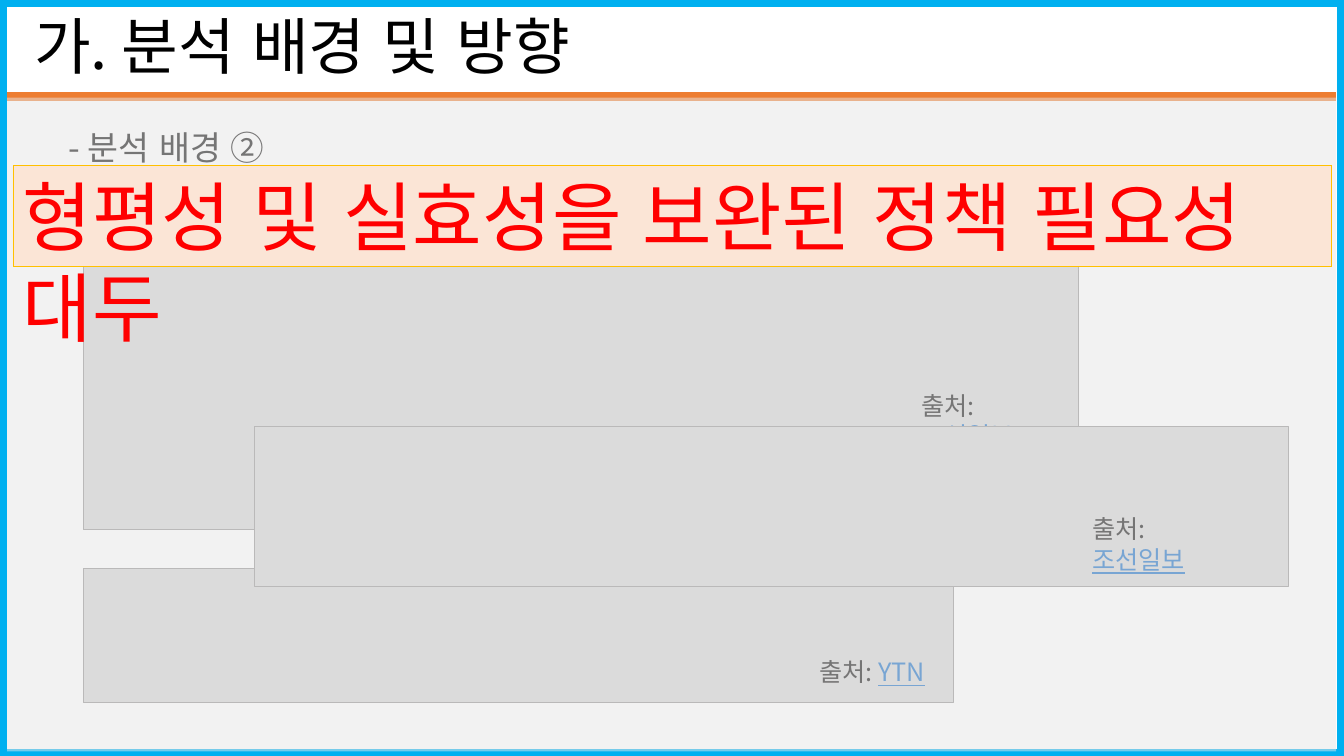
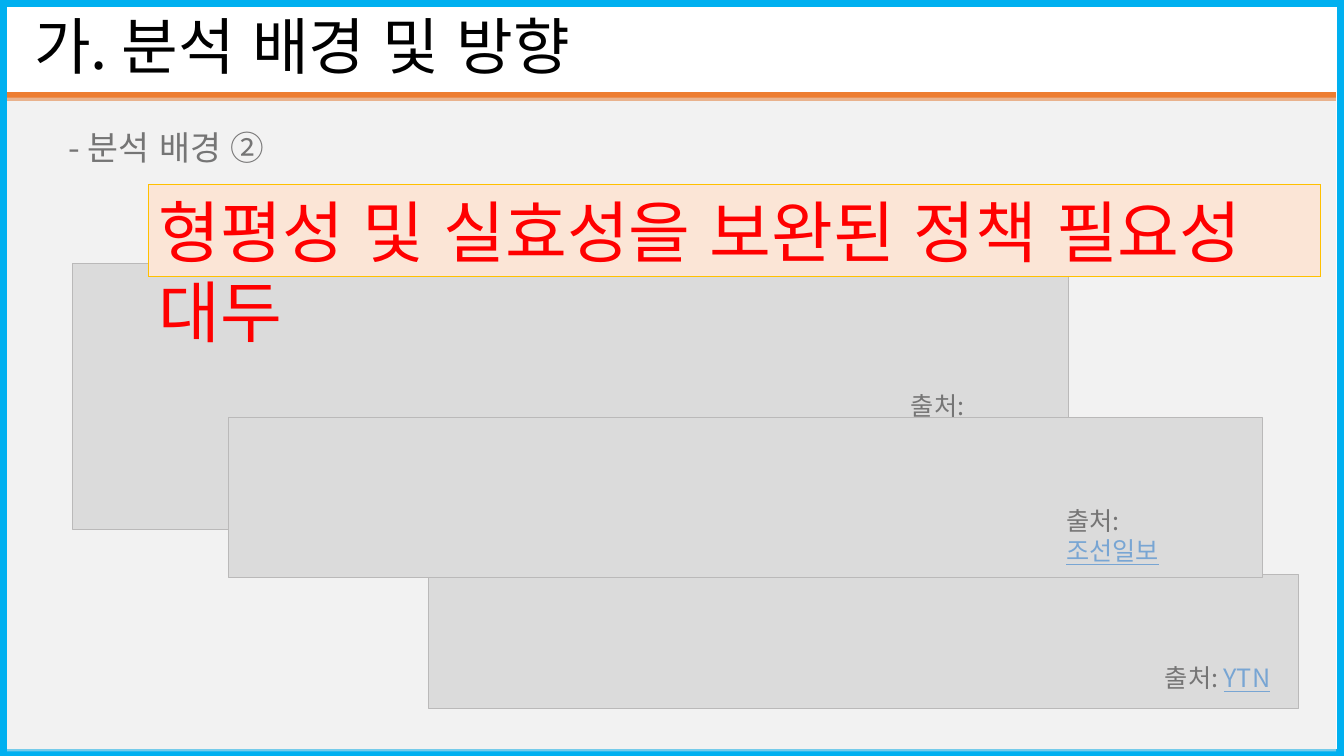
Before and after one commit to seungjae1162/SportsData, a slide deck: slide 5 of standard_in_2020-12-31/코로나19에따른 스포츠시설 폐업 수(20201228_20210103).pptx. Drawn at 1344x756 pixels with LibreOffice and Linux fonts; fonts in the diff are those of the drawing; grey boxes stand for pictures. Boxes give left, top, right and bottom in pixels: in the first picture for what was removed or moved away, otherwise in the second. Text is boxed around its words. In the diff, an @@ line names an element or a change of style, - is before the commit and + after.

```diff
--- a/standard_in_2020-12-31/코로나19에따른 스포츠시설 폐업 수(20201228_20210103).pptx
+++ b/standard_in_2020-12-31/코로나19에따른 스포츠시설 폐업 수(20201228_20210103).pptx
@@ rectangle "형평성 및 실효성을 보완된 정책 ...": place and size @@
-rectangle "형평성 및 실효성을 보완된 정책 ..." at (13, 165, 1332, 267)
+rectangle "형평성 및 실효성을 보완된 정책 ..." at (149, 185, 1321, 276)
@@ rectangle "형평성 및 실효성을 보완된 정책 ..." at (149, 185, 1321, 276): size 54 to 48 pt @@
@@ picture: place and size @@
-picture at (83, 264, 1079, 530)
+picture at (73, 264, 1069, 530)
@@ text "출처: 조선일보" rewrapped from (921, 394, 1014, 426) to (911, 394, 1159, 565) @@
@@ picture: place and size @@
-picture at (254, 426, 1289, 587)
+picture at (228, 417, 1262, 578)
@@ text "출처: 조선일보" rewrapped from (1092, 517, 1185, 574) to (1066, 509, 1119, 532) @@
@@ picture: place and size @@
-picture at (83, 569, 953, 703)
+picture at (429, 575, 1299, 709)
@@ text "출처: YTN": place and size @@
-text "출처: YTN" at (819, 660, 924, 686)
+text "출처: YTN" at (1165, 666, 1270, 692)
```
Also in this commit, not shown: 8 other slides changed, 5 slides added.
